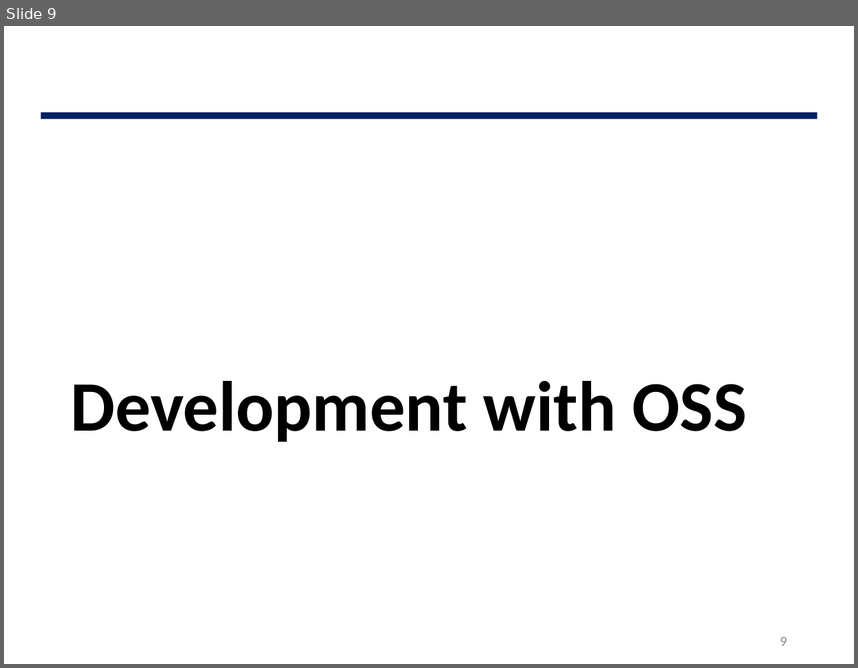
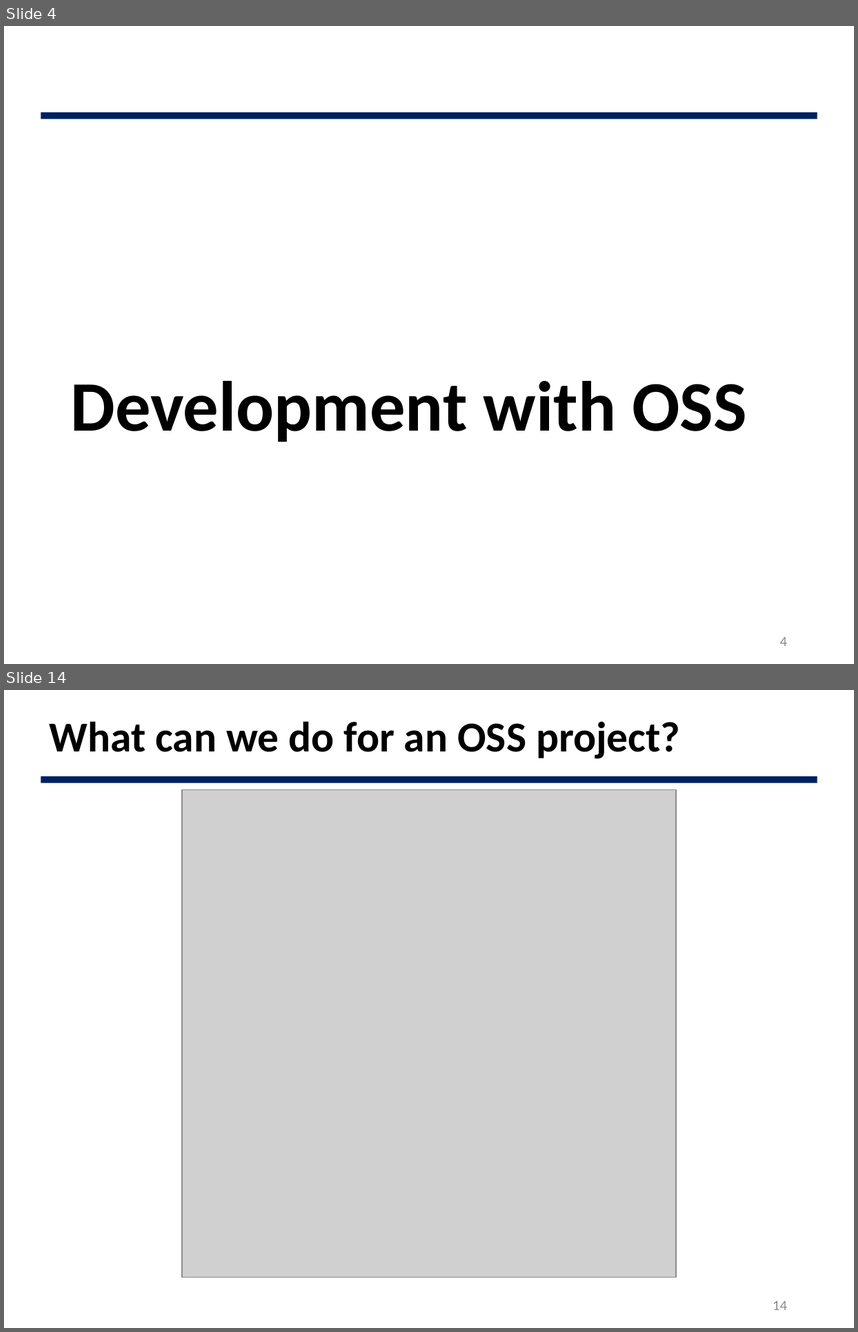
Before and after one commit to JBNU-JEduTools/osscourse, a slide deck: Slides/4. Using Open Source SW.pptx. Shown one above the other, each under a label of ours: slide 9 before the commit, slides 4 and 14 after it; the slides between them are not shown. The pictures are 858x668 and 858x1332 pixels, drawn with LibreOffice and Linux fonts; fonts in the diff are those of the drawing; grey boxes stand for pictures; background and template pictures are left out. Boxes give left, top, right and bottom in pixels: in the first picture for what was removed or moved away, otherwise in the second. Text is boxed around its words. In the diff, an @@ line names an element or a change of style, - is before the commit and + after.

```diff
--- a/Slides/4. Using Open Source SW.pptx
+++ b/Slides/4. Using Open Source SW.pptx
@@ slide 14 added at (x1=4, y1=690, x2=854, y2=1328), background #FFFFFF; not listed: 1 template element that a slide beside it also shows @@
@@ title added at (x1=50, y1=721, x2=681, y2=759), 36 pt, text #000000, bold @@
+What can we do for an OSS project?
@@ picture added at (x1=181, y1=789, x2=675, y2=1276) @@
@@ page number added at (x1=773, y1=1301, x2=787, y2=1310), 12 pt, text #8C8C8C @@
+14
@@ what was slide 9 is now slide 4 @@
@@ page number at (x1=780, y1=637, x2=787, y2=646): text changed @@
-9
+4
```
Also in this commit, not shown: 6 slides changed, 14 other slides added, 17 slides removed, 9 other files.
